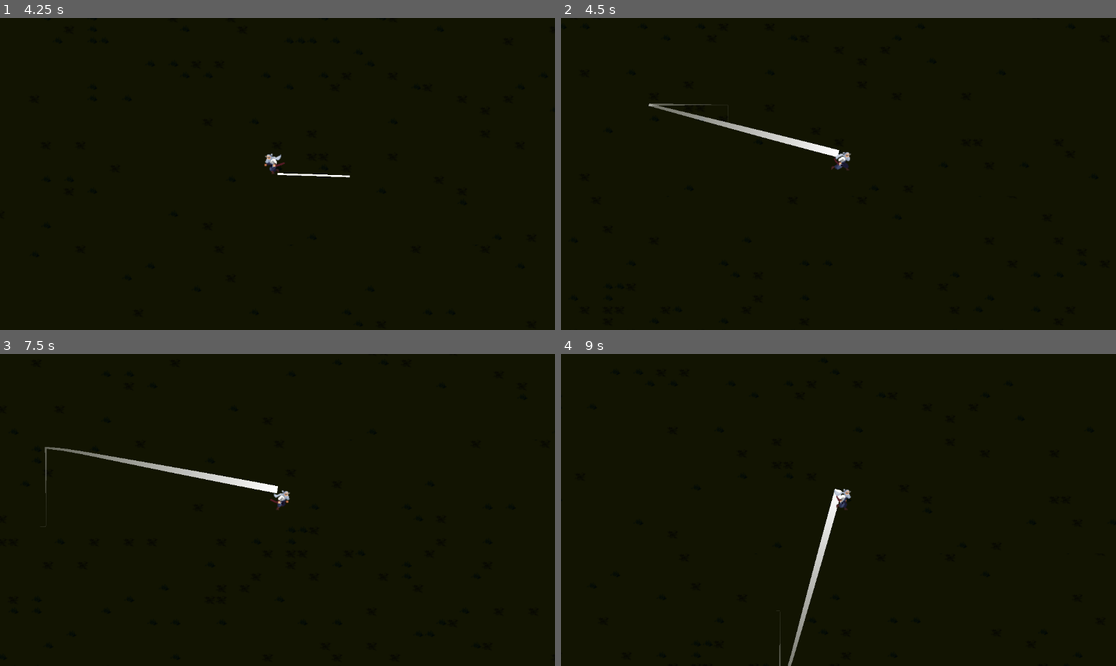
Above: before the commit, frames 1-4 (two rows, left to right).
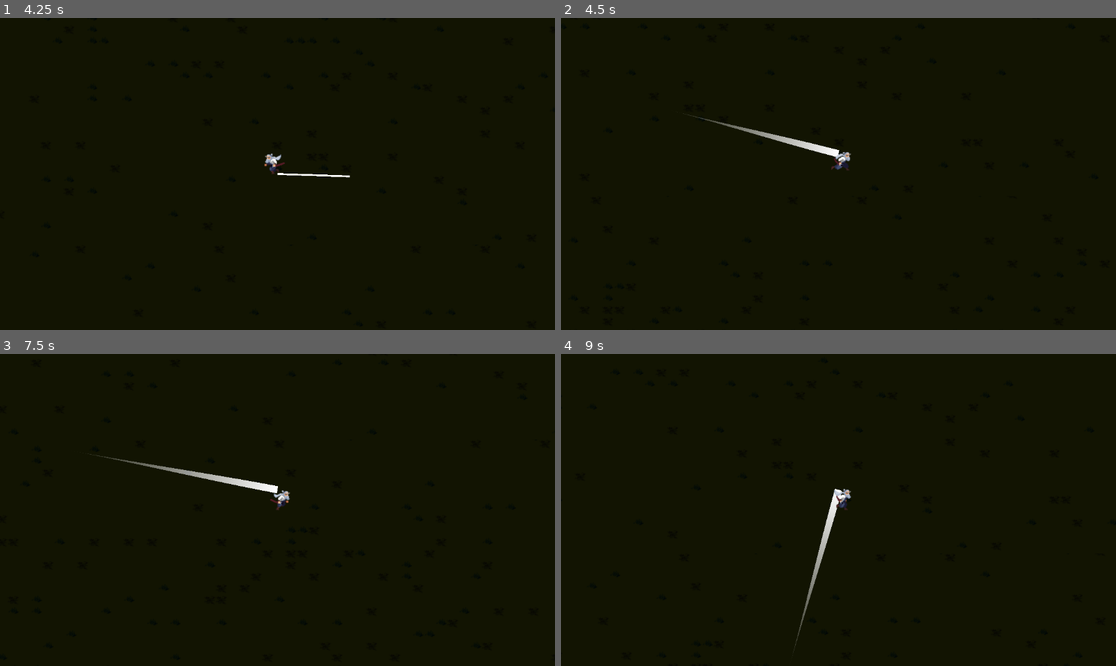
Above: after the commit, the same moments.

Repository: bluewind109/MeleeAttackTopDown
Game: Godot game, scene res://scenes/game/game.tscn
Same seed, same stepped clock (60 frames per second), same inputs: the game is played once before the commit and once after it.
Inputs (mouse positions are in pixels of both pictures, inside the frame that each line leads up to):
- Up to frame 1 (4.25 s): tap Enter at 0.5 s; move the mouse to (399, 158) at 0.52 s; press the mouse at (399, 158) at 0.53 s; hold D (right) 0.53-1.28 s; move the mouse to (166, 189) at 1.27 s; release the mouse at (166, 189) at 1.28 s; hold S (down) 1.28-2.03 s; click (166, 189) at 1.35 s; move the mouse to (333, 105) at 2.02 s; press the mouse at (333, 105) at 2.03 s; hold D (right) 2.03-2.78 s; move the mouse to (249, 236) at 2.77 s; release the mouse at (249, 236) at 2.78 s; hold W (up) 2.78-3.53 s; click (249, 236) at 2.85 s; move the mouse to (444, 220) at 3.52 s; press the mouse at (444, 220) at 3.53 s; hold A (left) from 3.53 s (still down)
- Up to frame 2 (4.5 s): keep holding A (left); move the mouse to (672, 127) at 4.27 s; release the mouse at (672, 127) at 4.28 s; click (672, 127) at 4.35 s
- Up to frame 3 (7.5 s): move the mouse to (305, 510) at 5.02 s; release A (left) at 5.03 s; press the mouse at (305, 510) at 5.03 s; hold S (down) 5.03-5.78 s; tap Space at 5.75 s; move the mouse to (194, 432) at 5.77 s; release the mouse at (194, 432) at 5.78 s; hold D (right) 5.78-6.53 s; click (194, 432) at 5.85 s; move the mouse to (399, 494) at 6.52 s; press the mouse at (399, 494) at 6.53 s; hold W (up) 6.53-7.28 s; move the mouse to (166, 525) at 7.27 s; release the mouse at (166, 525) at 7.28 s; hold D (right) from 7.28 s (still down); click (166, 525) at 7.35 s
- Up to frame 4 (9 s): move the mouse to (894, 441) at 8.02 s; release D (right) at 8.03 s; press the mouse at (894, 441) at 8.03 s; hold S (down) 8.03-8.78 s; move the mouse to (810, 572) at 8.77 s; release the mouse at (810, 572) at 8.78 s; hold A (left) from 8.78 s (still down); click (810, 572) at 8.85 s

Frame 1 is identical in both runs. In frame 2, 0.5% of the frame differs, in the area x 15-49%, y 27-44%; in frame 3, 0.6%, in the area x 7-49%, y 29-56%; in frame 4, 0.5%.

Commit message:
Reset trail_effect after each dash

Diff:
--- a/scenes/common/component_TrailEffect/component_TrailEffect.gd
+++ b/scenes/common/component_TrailEffect/component_TrailEffect.gd
@@ -11,3 +11,6 @@
 
 func toggle_effect(val: bool):
 	visible = val
+
+func reset_effect():
+	clear_points()
--- a/scenes/player/player.gd
+++ b/scenes/player/player.gd
@@ -93,7 +93,9 @@
 	pass
 
 func _on_dash_started():
+	trail_effect.reset_effect()
 	trail_effect.toggle_effect(true)
 
 func _on_dash_finished():
+	trail_effect.reset_effect()
 	trail_effect.toggle_effect(false)
